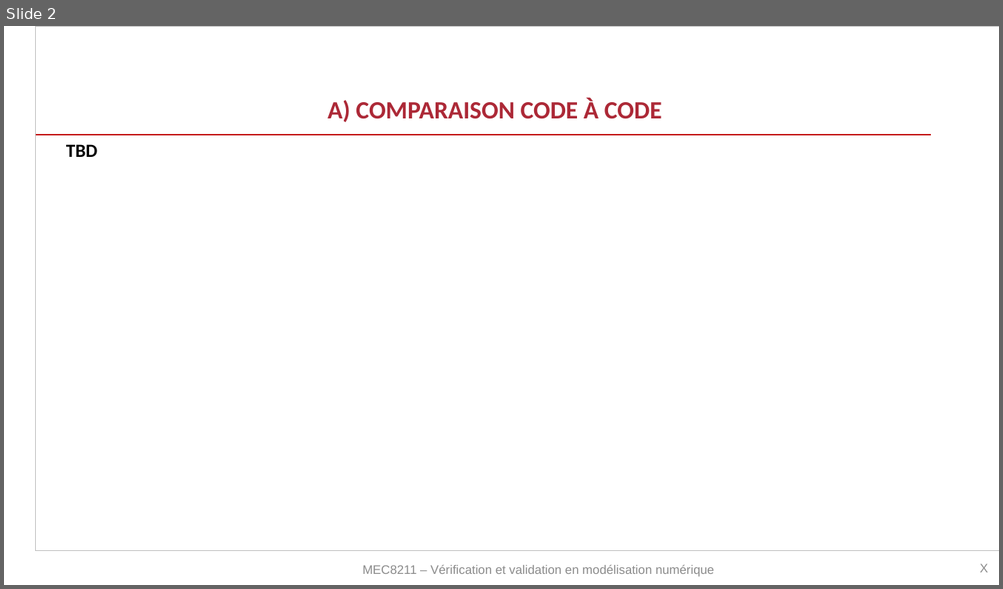
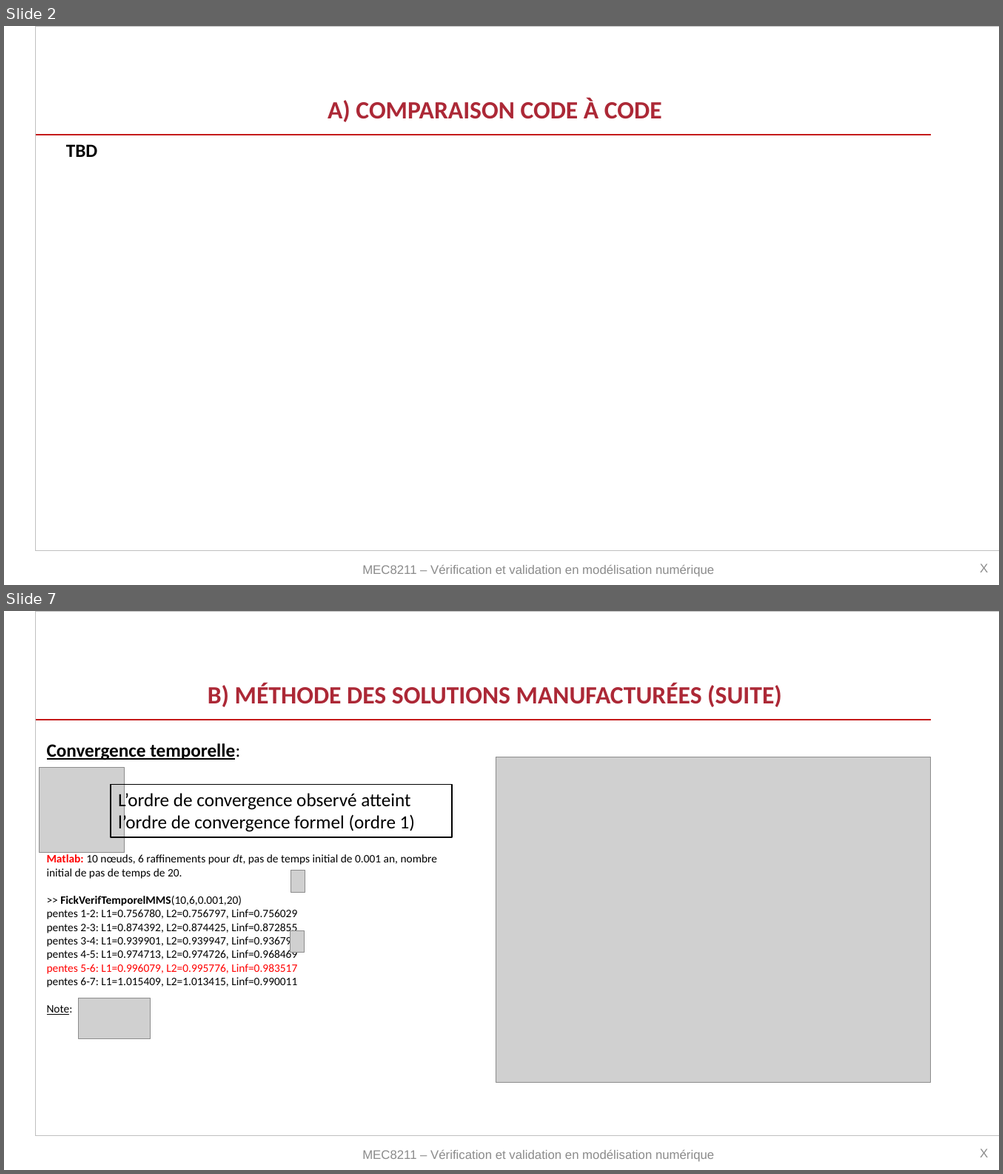
Before and after one commit to tiduru/MEC8211_VetV, a slide deck: Devoir2/MEC8211_Devoir2.pptx. Shown one above the other, each under a label of ours: slide 2 before the commit, slides 2 and 7 after it; the slides between them are not shown. The pictures are 1003x589 and 1003x1174 pixels, drawn with LibreOffice and Linux fonts; fonts in the diff are those of the drawing; grey boxes stand for pictures; background and template pictures are left out. Boxes give left, top, right and bottom in pixels: in the first picture for what was removed or moved away, otherwise in the second. Text is boxed around its words. In the diff, an @@ line names an element or a change of style, - is before the commit and + after.

```diff
--- a/Devoir2/MEC8211_Devoir2.pptx
+++ b/Devoir2/MEC8211_Devoir2.pptx
@@ slide 7 added at <box>4,611,999,1170</box>, background #FFFFFF; not listed: 1 template element that a slide beside it also shows @@
@@ title added at <box>208,683,782,707</box>, 24 pt, text #AC2836, bold @@
+B) MÉTHODE DES SOLUTIONS MANUFACTURÉES (SUITE)
@@ line added from (35, 720) to (930, 720), #C41A1A 1 pt @@
@@ text added at <box>47,743,438,1015</box>, 11 pt, text #000000 @@
+Convergence temporelle:
+Matlab: 10 nœuds, 6 raffinements pour dt, pas de temps initial de 0.001 an, nombre initial de pas de temps de 20.
+>> FickVerifTemporelMMS(10,6,0.001,20)
+pentes 1-2: L1=0.756780, L2=0.756797, Linf=0.756029
+pentes 2-3: L1=0.874392, L2=0.874425, Linf=0.872855
+pentes 3-4: L1=0.939901, L2=0.939947, Linf=0.936795
+pentes 4-5: L1=0.974713, L2=0.974726, Linf=0.968469
+pentes 5-6: L1=0.996079, L2=0.995776, Linf=0.983517
+pentes 6-7: L1=1.015409, L2=1.013415, Linf=0.990011
+Note:
@@ picture added at <box>495,758,930,1082</box> @@
@@ picture added at <box>39,768,124,853</box> @@
@@ rectangle added at <box>111,785,452,838</box>, outline #000000 1.25 pt, 18 pt, text #000000 @@
+L’ordre de convergence observé atteint l’ordre de convergence formel (ordre 1)
@@ picture added at <box>290,871,305,892</box> @@
@@ picture added at <box>290,931,304,953</box> @@
@@ picture added at <box>79,999,151,1039</box> @@
@@ text added at <box>362,1150,714,1162</box>, 12 pt, text #8C8C8C @@
+MEC8211 – Vérification et validation en modélisation numérique
@@ text added at <box>979,1149,987,1158</box>, 12 pt, text #8C8C8C @@
+X
```
Also in this commit, not shown: 3 slides changed, 2 other slides added, 3 other files.
